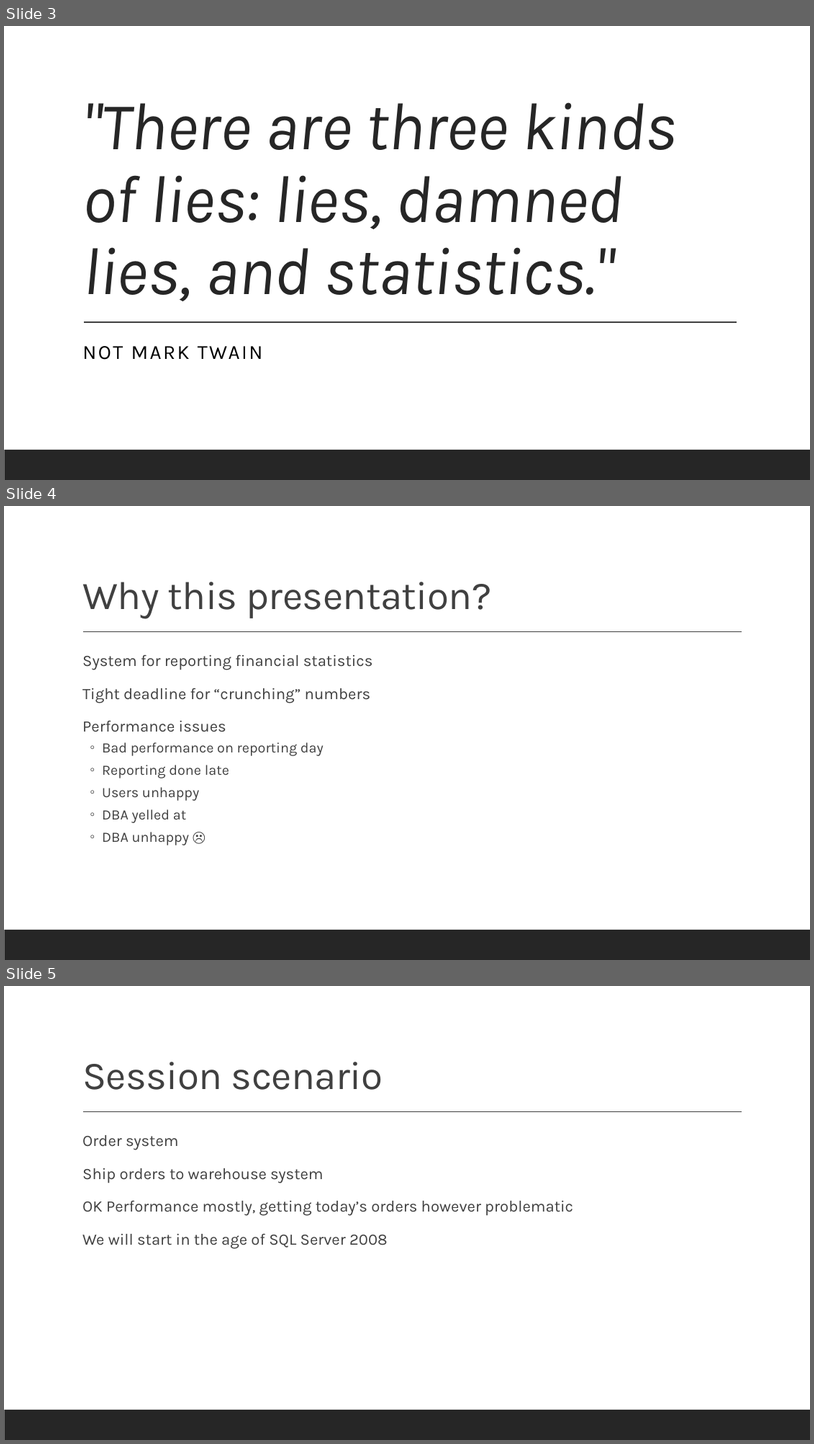
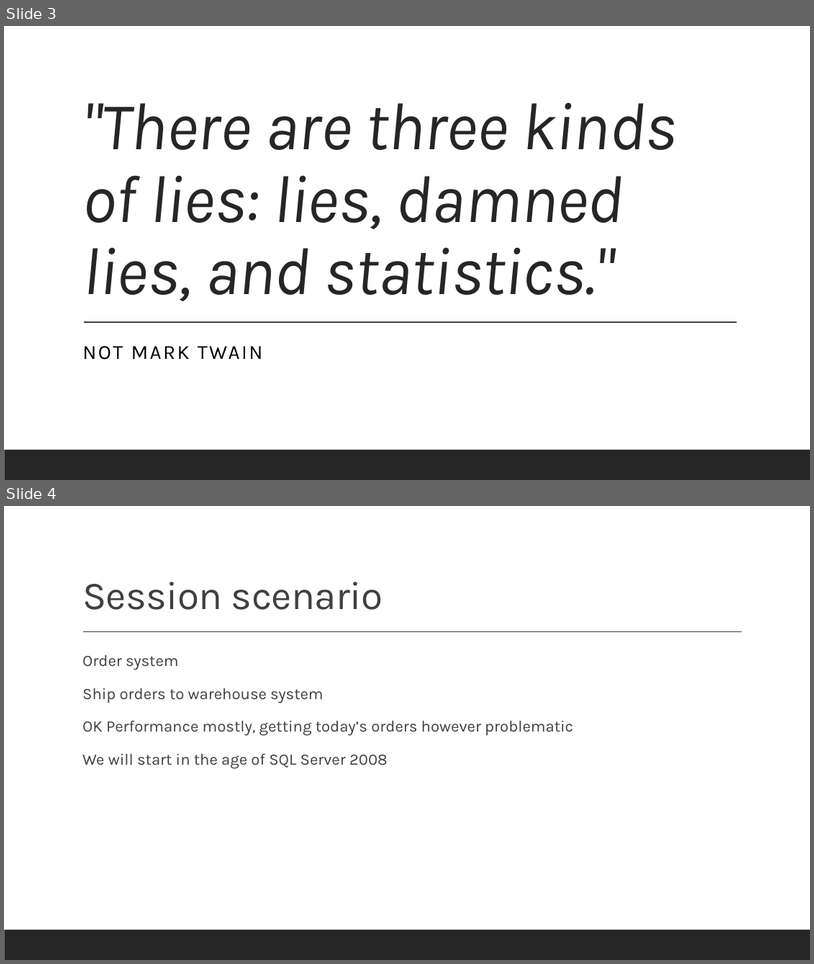
Before and after one commit to transmokopter/Presentations, a slide deck: statistics-an-unreliable-friend/mvps-4-croatia-20210116/statistics-an-unreliable-friend-mvps-4-croatia.pptx. Shown one above the other, each under a label of ours: slides 3, 4 and 5 before the commit, slides 3 and 4 after it. The pictures are 814x1444 and 814x964 pixels, drawn with LibreOffice and Linux fonts; fonts in the diff are those of the drawing; background and template pictures are left out. Boxes give left, top, right and bottom in pixels: in the first picture for what was removed or moved away, otherwise in the second. Text is boxed around its words. In the diff, an @@ line names an element or a change of style, - is before the commit and + after.

```diff
--- a/statistics-an-unreliable-friend/mvps-4-croatia-20210116/statistics-an-unreliable-friend-mvps-4-croatia.pptx
+++ b/statistics-an-unreliable-friend/mvps-4-croatia-20210116/statistics-an-unreliable-friend-mvps-4-croatia.pptx
@@ slide 4 removed at (x1=4, y1=506, x2=810, y2=960), background #FFFFFF; not listed: 2 template elements that a slide beside it also shows @@
@@ title removed at (x1=82, y1=582, x2=492, y2=618) @@
-Why this presentation?
@@ text removed at (x1=82, y1=655, x2=373, y2=845) @@
-  System for reporting financial statistics
-  Tight deadline for “crunching” numbers
-  Performance issues
-  ◦ Bad performance on reporting day
-  ◦ Reporting done late
-  ◦ Users unhappy
-  ◦ DBA yelled at
-  ◦ DBA unhappy ☹
@@ what was slide 5 is now slide 4 @@
```
